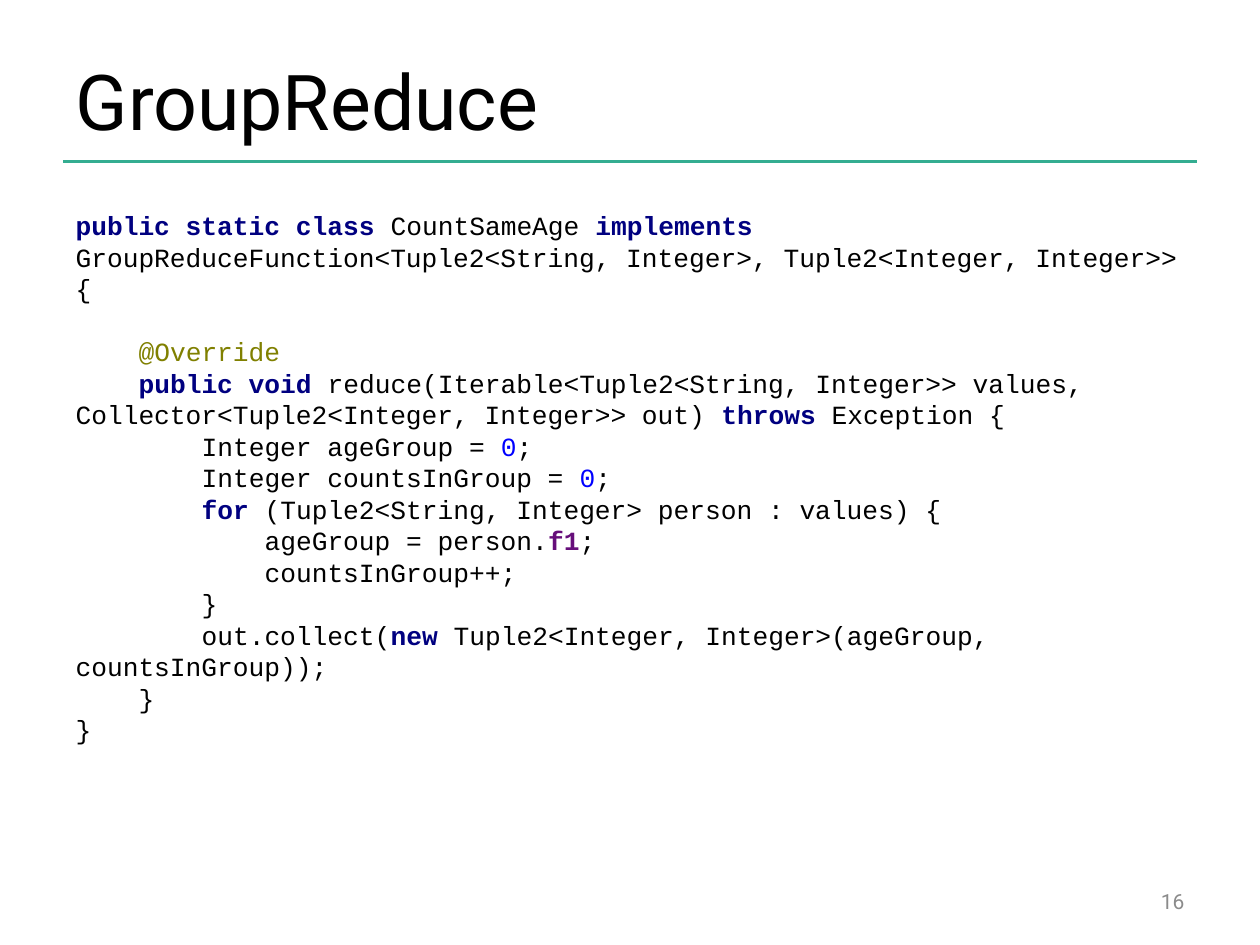
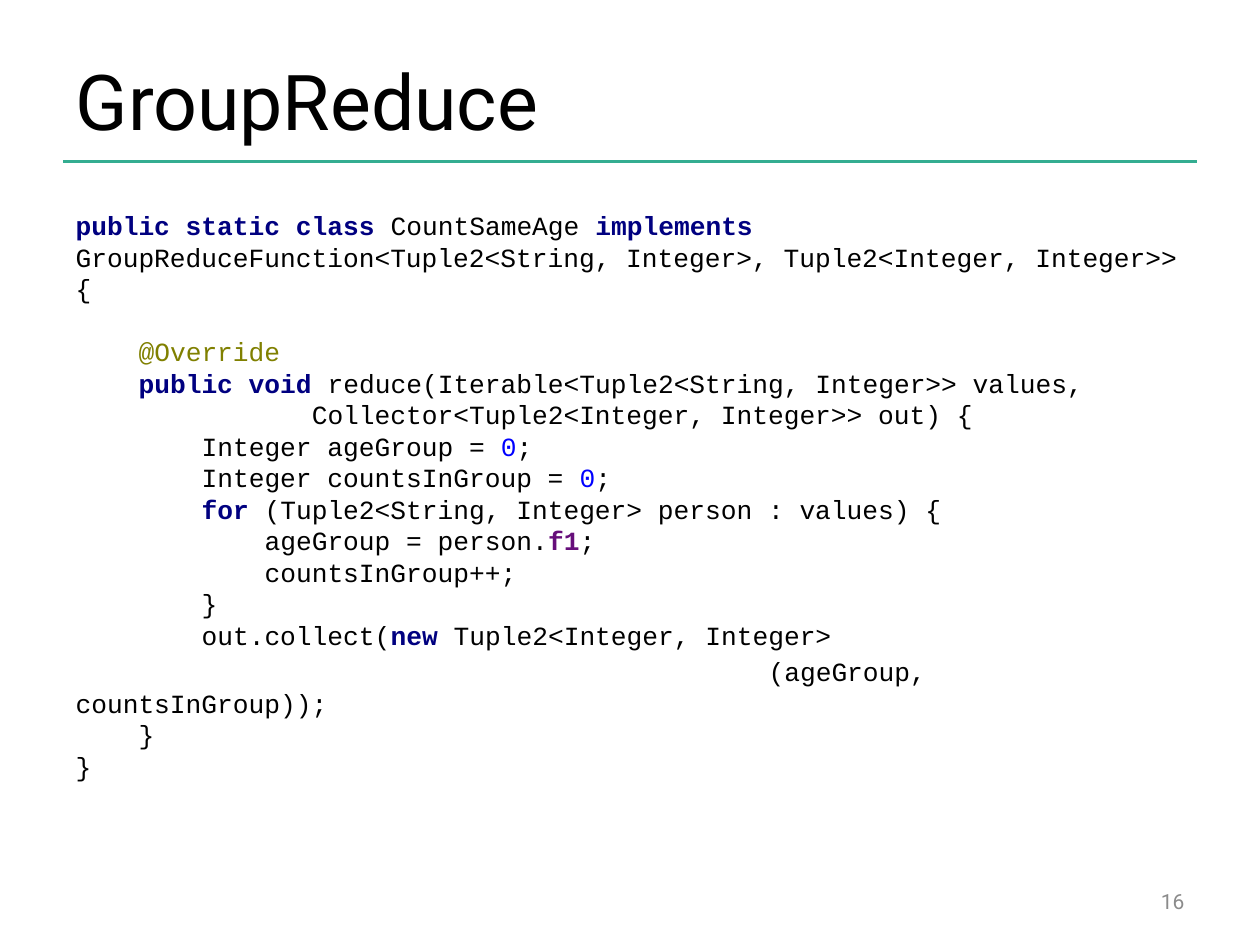
Before and after one commit to dataArtisans/flink-training-web, a slide deck: slide 16 of slides/flink_batch_basics.pptx. Drawn at 1260x945 pixels with LibreOffice and Linux fonts; fonts in the diff are those of the drawing; background and template pictures are left out. Boxes give left, top, right and bottom in pixels: in the first picture for what was removed or moved away, otherwise in the second. Text is boxed around its words. In the diff, an @@ line names an element or a change of style, - is before the commit and + after.

```diff
--- a/slides/flink_batch_basics.pptx
+++ b/slides/flink_batch_basics.pptx
@@ text at (x1=76, y1=217, x2=1177, y2=719): text changed @@
-public static class CountSameAge implements GroupReduceFunction<Tuple2<String, Integer>, Tuple2<Integer, Integer>> {
-@Override
-public void reduce(Iterable<Tuple2<String, Integer>> values, Collector<Tuple2<Integer, Integer>> out) throws Exception {
-Integer ageGroup = 0;
-Integer countsInGroup = 0;
-for (Tuple2<String, Integer> person : values) {
-ageGroup = person.f1;
-countsInGroup++;
-}
-out.collect(new Tuple2<Integer, Integer>(ageGroup, countsInGroup));
-}
-}
+public static class CountSameAge implements GroupReduceFunction<Tuple2<String, Integer>, Tuple2<Integer, Integer>> {
+@Override
+public void reduce(Iterable<Tuple2<String, Integer>> values, Collector<Tuple2<Integer, Integer>> out) {
+Integer ageGroup = 0;
+Integer countsInGroup = 0;
+for (Tuple2<String, Integer> person : values) {
+ageGroup = person.f1;
+countsInGroup++;
+}
+out.collect(new Tuple2<Integer, Integer>
+(ageGroup, countsInGroup));
+}
+}
```
Also in this commit, not shown: 7 other slides changed.
